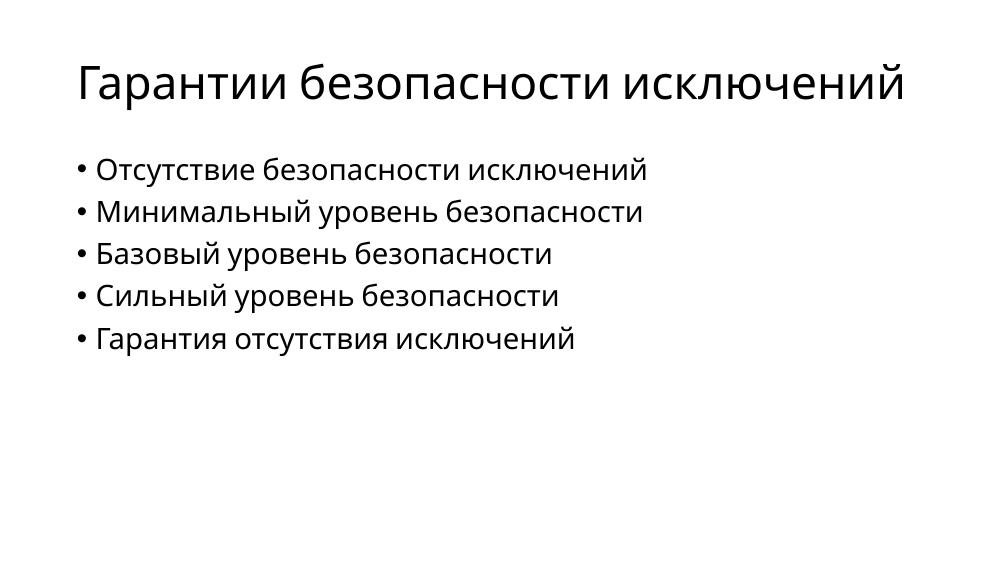
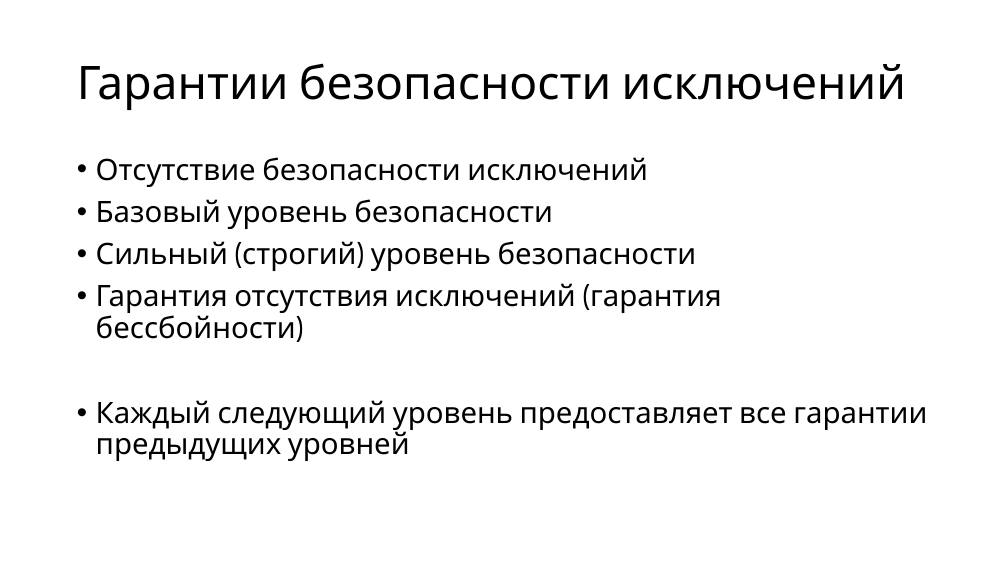
Before and after one commit to alexey-malov/oop, a slide deck: slide 41 of lectures/05/Обработка ошибок и исключительных ситуаций.pptx (slide 27 before the commit). Drawn at 1008x567 pixels with LibreOffice and Linux fonts; fonts in the diff are those of the drawing. Boxes give left, top, right and bottom in pixels: in the first picture for what was removed or moved away, otherwise in the second. Text is boxed around its words. In the diff, an @@ line names an element or a change of style, - is before the commit and + after.

```diff
--- a/lectures/05/Обработка ошибок и исключительных ситуаций.pptx
+++ b/lectures/05/Обработка ошибок и исключительных ситуаций.pptx
@@ text at [96,199,644,229]: paragraph removed @@
-• Минимальный уровень безопасности
@@ text at [96,241,927,461]: text changed @@
-• Сильный уровень безопасности
-• Гарантия отсутствия исключений
+• Сильный (строгий) уровень безопасности
+• Гарантия отсутствия исключений (гарантия бессбойности)
+• Каждый следующий уровень предоставляет все гарантии предыдущих уровней
```
Also in this commit, not shown: 12 other slides changed, 14 slides added, 1 slide removed, 2 other files.
